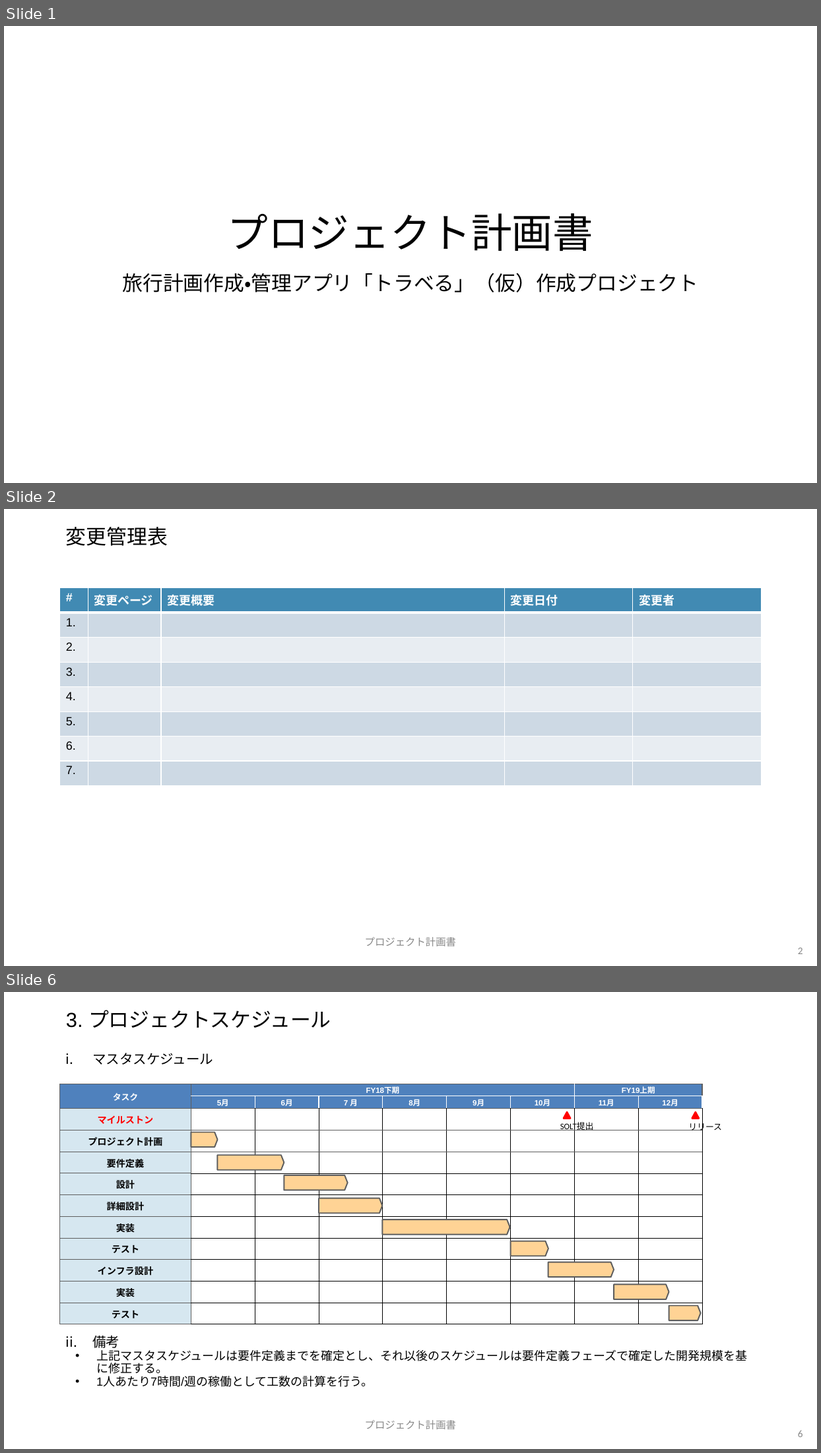
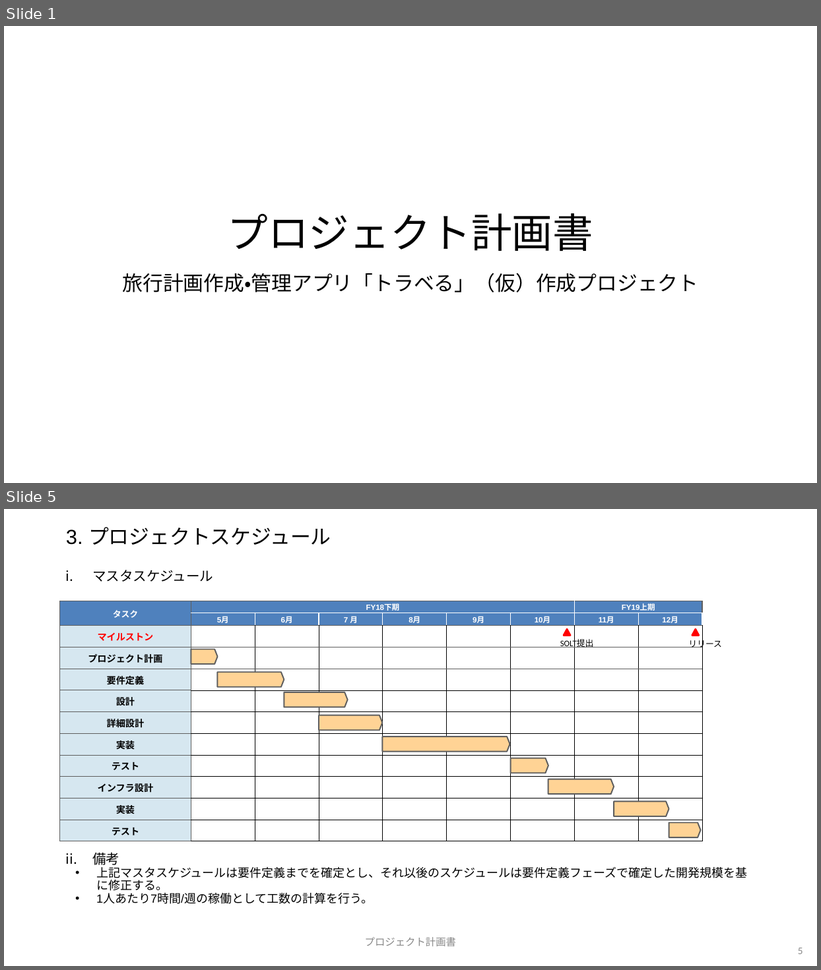
Before and after one commit to yoshtanaka/toraberu, a slide deck: プロジェクト計画書.pptx. Shown one above the other, each under a label of ours: slides 1, 2 and 6 before the commit, slides 1 and 5 after it; the slides between them are not shown. The pictures are 821x1453 and 821x970 pixels, drawn with LibreOffice and Linux fonts; fonts in the diff are those of the drawing; background and template pictures are left out. Boxes give left, top, right and bottom in pixels: in the first picture for what was removed or moved away, otherwise in the second. Text is boxed around its words. In the diff, an @@ line names an element or a change of style, - is before the commit and + after.

Commit message:
Add files via upload
少し変更と削除

```diff
--- a/プロジェクト計画書.pptx
+++ b/プロジェクト計画書.pptx
@@ slide 2 removed at box(4, 509, 817, 966), background #FFFFFF @@
@@ title removed at box(66, 527, 168, 546) @@
-変更管理表
@@ table removed at box(60, 588, 762, 786), 8 rows, 5 columns @@
-# | 変更ページ | 変更概要 | 変更日付 | 変更者
-1. |  |  |  | 
-2. |  |  |  | 
-3. |  |  |  | 
-4. |  |  |  | 
-5. |  |  |  | 
-6. |  |  |  | 
-7. |  |  |  | 
@@ text removed at box(365, 937, 456, 947) @@
-プロジェクト計画書
@@ page number removed at box(798, 948, 803, 955) @@
-2
@@ what was slide 6 is now slide 5 @@
@@ page number at box(798, 948, 803, 955): text changed @@
-6
+5
```
Also in this commit, not shown: 7 slides changed, 2 other slides removed.
